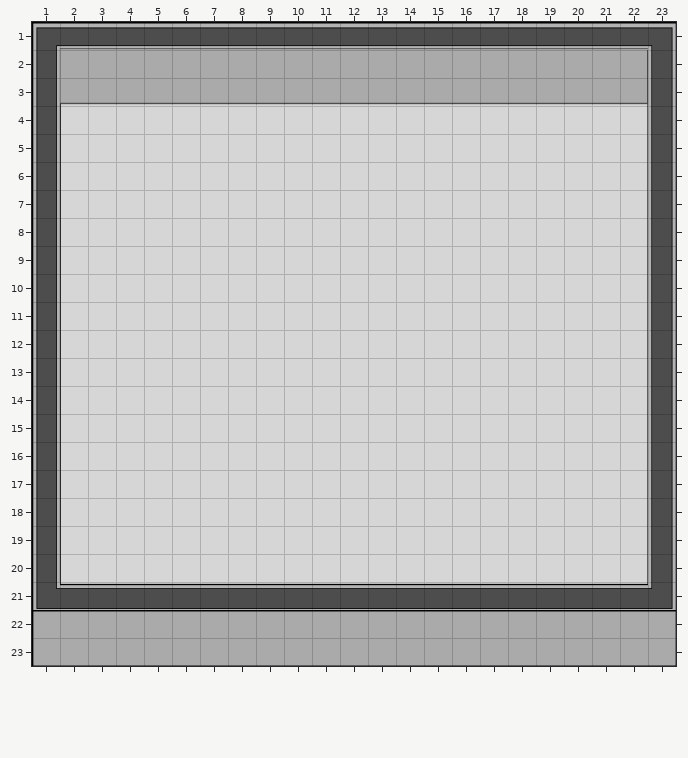
Two states of a Tiled map, android/assets/map2.tmx. Above, as it was before the edit.
Cells are 50x50 px. Shown: x 1..23, y 1..23.
After:
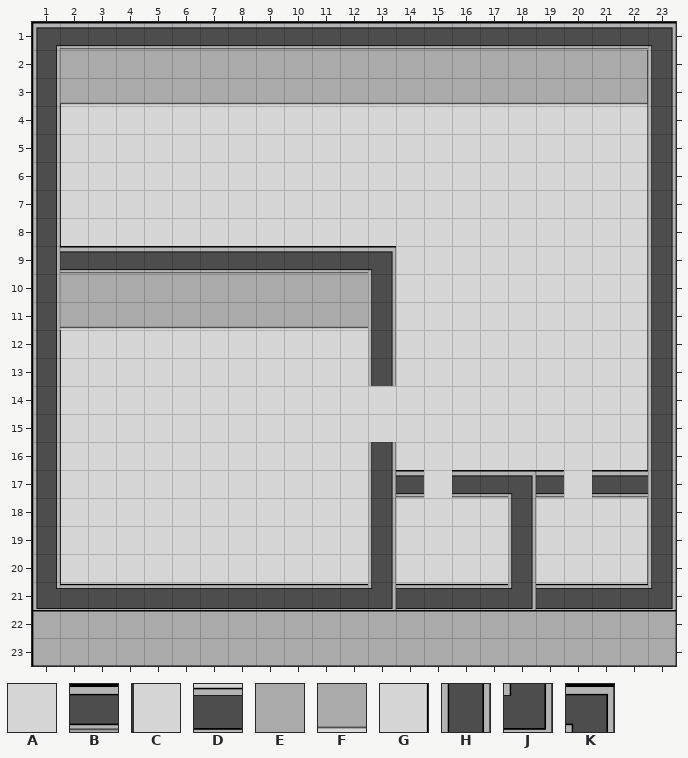
Key: from "map_second_pack": A 0, B 1, C 3, D 6, E 10, F 12, G 13, H 14, J 25, K 27.
_ is an empty cell, . an unchanged one.
The edit:
--- layer "map"
@@ x 2..13 @@
- 9 CAAAAAAAAAAA
-10 CAAAAAAAAAAA
-11 CAAAAAAAAAAA
-12 ...........A
-13 ...........A
+ 9 BBBBBBBBBBBK
+10 EEEEEEEEEEEH
+11 FFFFFFFFFFFH
+12 ...........H
+13 ...........H
@@ x 13..22 @@
-16 A.........
-17 AA.AAAA.AG
-18 A....A....
-19 A....A....
-20 A....A....
-21 D....D....
+16 H.........
+17 HB.BBKB.BB
+18 H....H....
+19 H....H....
+20 H....H....
+21 J....J....
Changed places in both pictures, as pixel boxes (x1, y1, x2, y2):
changed: (60, 246, 396, 386)
changed: (368, 442, 424, 610)
changed: (452, 470, 564, 610)
changed: (592, 470, 648, 498)
